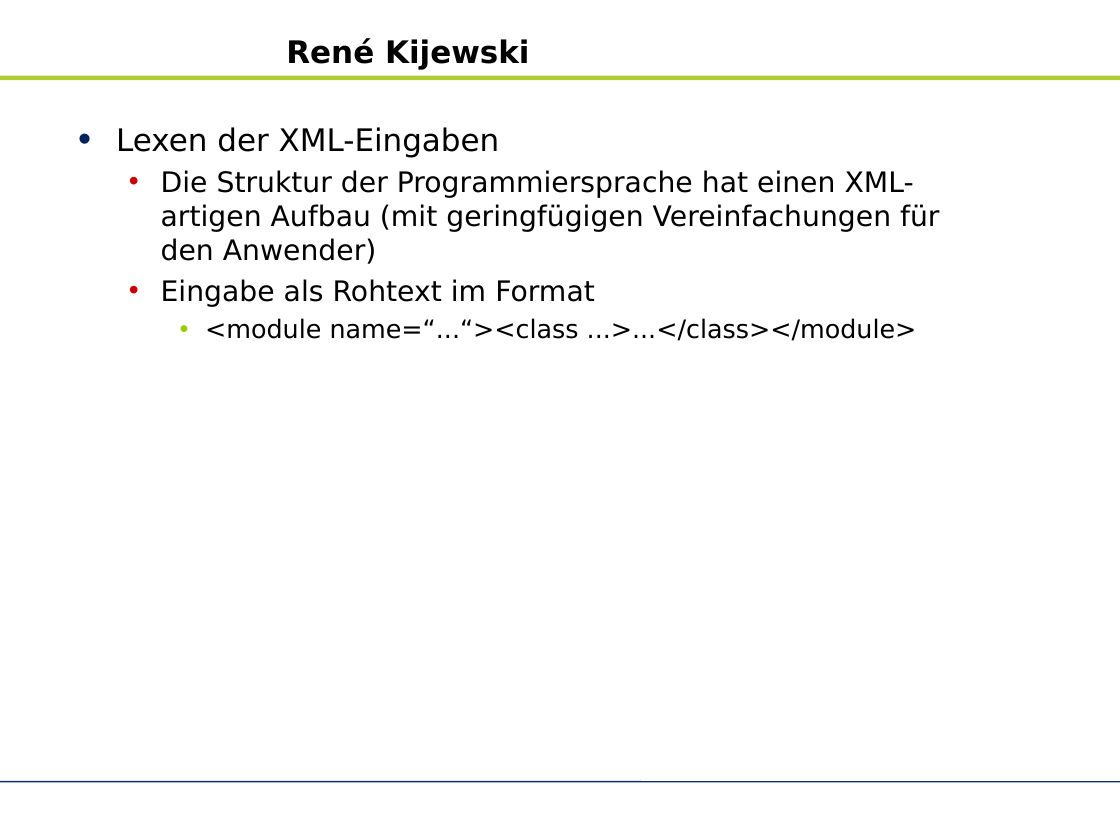
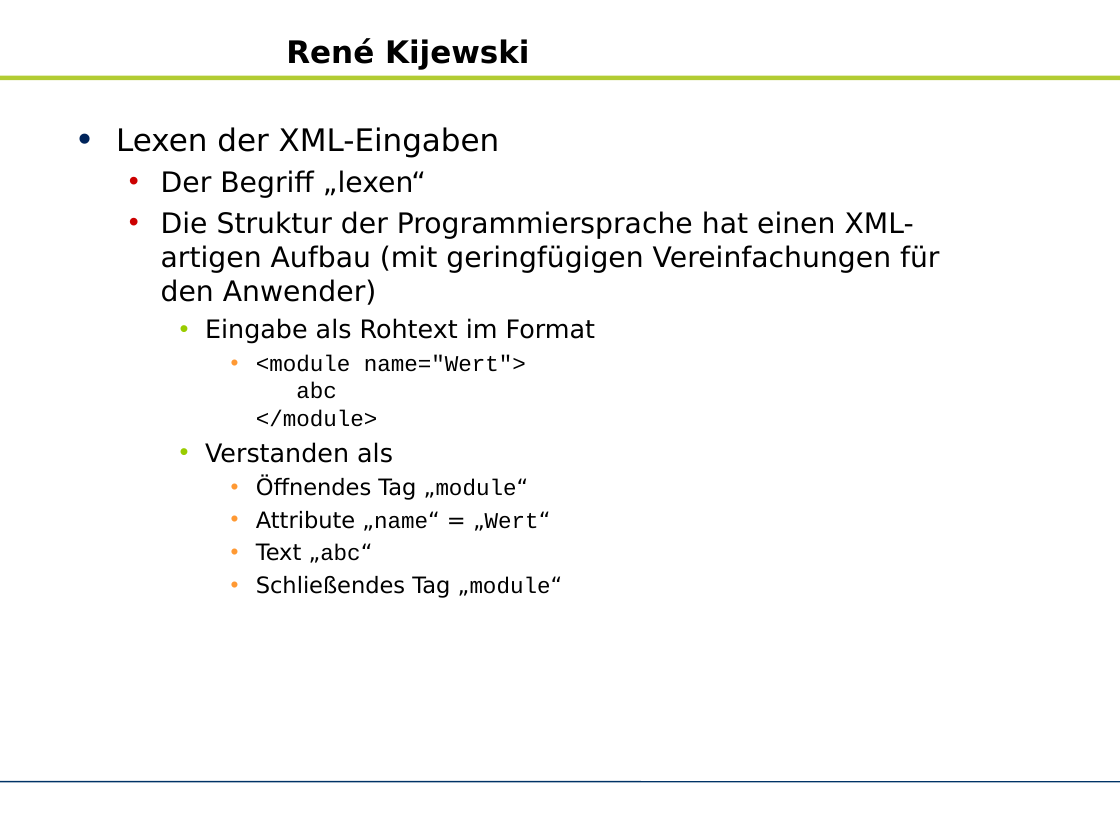
Before and after one commit to zhongxinhua/sose10-swp-uebersetzerbau, a slide deck: slide 16 of trunk/dokumentation/rk-kundenpraesentation.odp (slide 15 before the commit). Drawn at 1120x840 pixels with LibreOffice and Linux fonts; fonts in the diff are those of the drawing; background and template pictures are left out. Boxes give left, top, right and bottom in pixels: in the first picture for what was removed or moved away, otherwise in the second. Text is boxed around its words. In the diff, an @@ line names an element or a change of style, - is before the commit and + after.

```diff
--- a/trunk/dokumentation/rk-kundenpraesentation.odp
+++ b/trunk/dokumentation/rk-kundenpraesentation.odp
@@ text at box(161, 170, 426, 198): paragraph added @@
+  • Der Begriff „lexen“
@@ text at box(205, 318, 595, 344): size 20 to 18 pt in "Eingabe als Rohtext im Format"; list level 2 to 3 in "Eingabe als Rohtext im Format"; bullet colour #CC0000 to #99CC00 @@
@@ text at box(205, 355, 563, 598): text changed; size 18 to 16 pt @@
-    • <module name=“...“><class ...>...</class></module>
+      • <module name="Wert">
+        abc
+        </module>
+    • Verstanden als
+      • Öffnendes Tag „module“
+      • Attribute „name“ = „Wert“
+      • Text „abc“
+      • Schließendes Tag „module“
```
Also in this commit, not shown: 10 other slides changed, 5 slides added, 4 slides removed.
